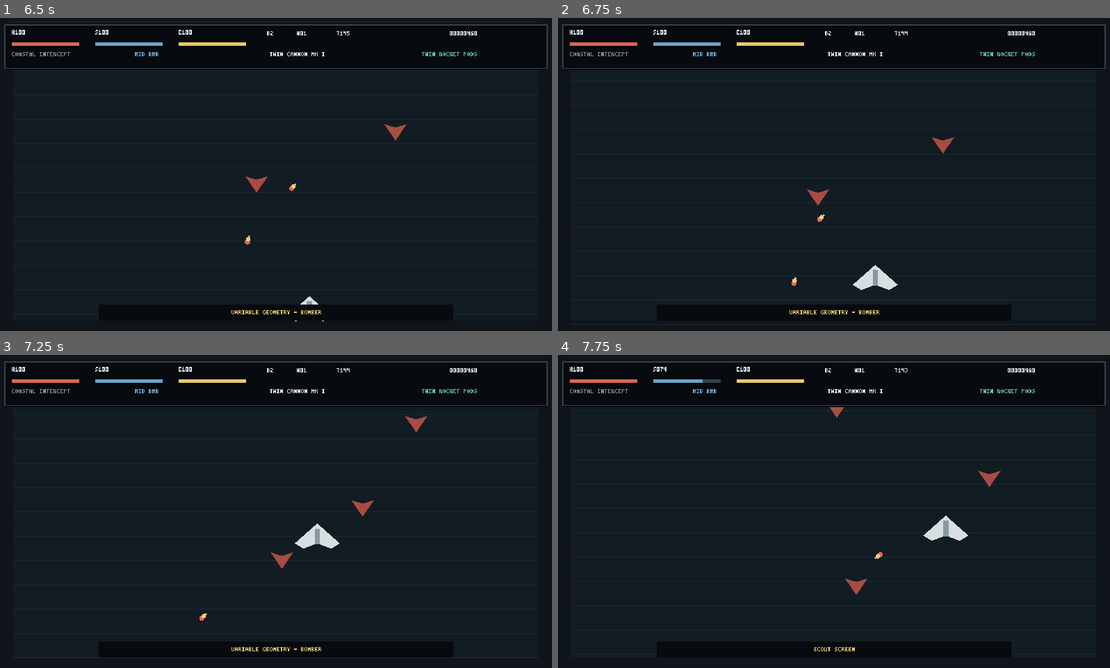
Above: before the commit, frames 1-4 (two rows, left to right).
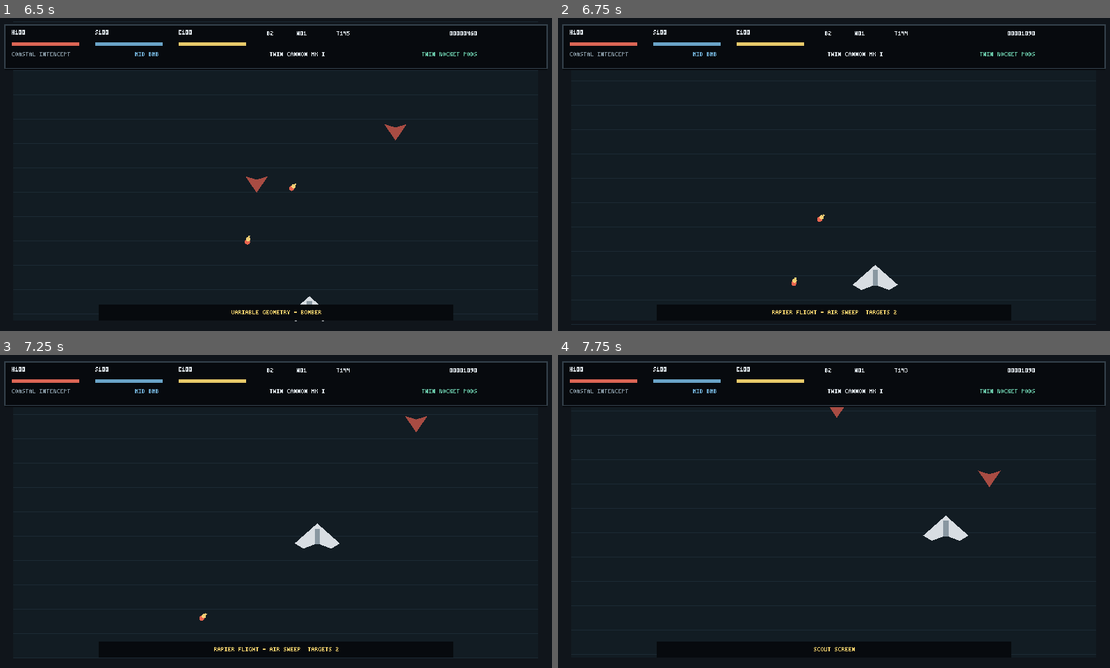
Above: after the commit, the same moments.

Repository: EVAVO-STUDIO/godot-462-strike-wing-94
Game: Godot game, scene res://scenes/main.tscn
Two runs of this game, one before a commit and one after it. Both use one fixed random seed, a clock stepped at 60 frames per second and the inputs below.
Inputs:
- Up to frame 1 (6.5 s): tap Enter (confirm) at 0.5, 0.6 s; hold D (move_right) 0.53-1.28 s; hold S (move_down) 1.28-2.03 s; tap C (cycle_support) at 1.35 s; tap R (restart) at 2 s; hold D (move_right) 2.03-2.78 s; hold Space (fire_primary) 2.03-2.78 s; hold W (move_up) 2.78-3.53 s; tap X (fire_secondary) at 2.85 s; hold A (move_left) 3.53-5.03 s; tap Z (fire_support) at 3.6 s; tap H (service_hull) at 4.35 s; hold S (move_down) 5.03-5.78 s; tap J (service_shield) at 5.1 s; hold D (move_right) from 5.78 s (still down); tap Q (transform_craft) at 5.85 s
- Up to frame 2 (6.75 s): release D (move_right) at 6.53 s; hold W (move_up) from 6.53 s (still down); tap F (call_battlefield_support, bound only after the commit) at 6.6 s
- Up to frame 3 (7.25 s): keep holding W (move_up)
- Up to frame 4 (7.75 s): release W (move_up) at 7.28 s; hold D (move_right) from 7.28 s (still down); tap B (cycle_battlefield_support, bound only after the commit) at 7.35 s

Frame 1 is identical in both runs. In frame 2, 0.3% of the frame differs, in the area x 38-86%, y 4-95%; in frame 3, 0.3%; in frame 4, 0.2%.

Commit message:
feat: activate battlefield support controller

Diff:
--- a/project.godot
+++ b/project.godot
@@ -11,6 +11,7 @@
 CampaignSave="*res://scripts/campaign_save.gd"
 EncounterDirector="*res://scripts/encounter_director.gd"
 CraftFormDirector="*res://scripts/craft_form_director.gd"
+BattlefieldSupportDirector="*res://scripts/battlefield_support_director.gd"
 BossDirector="*res://scripts/boss_director.gd"
 PixelUiDirector="*res://scripts/pixel_ui_director.gd"
 ProjectileCueDirector="*res://scripts/projectile_cue_director.gd"
